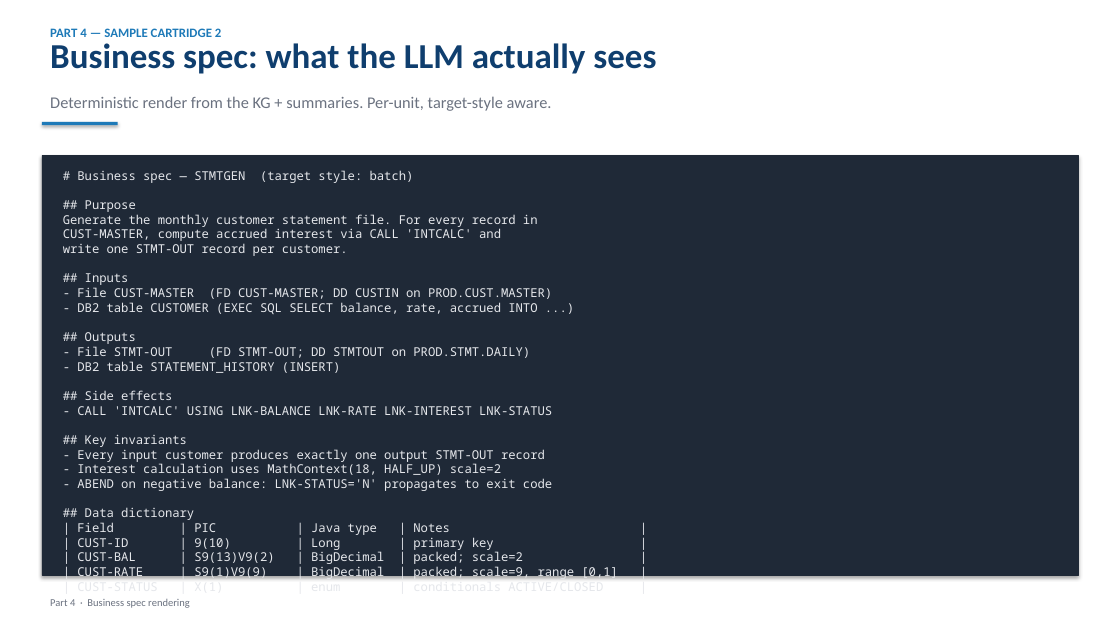
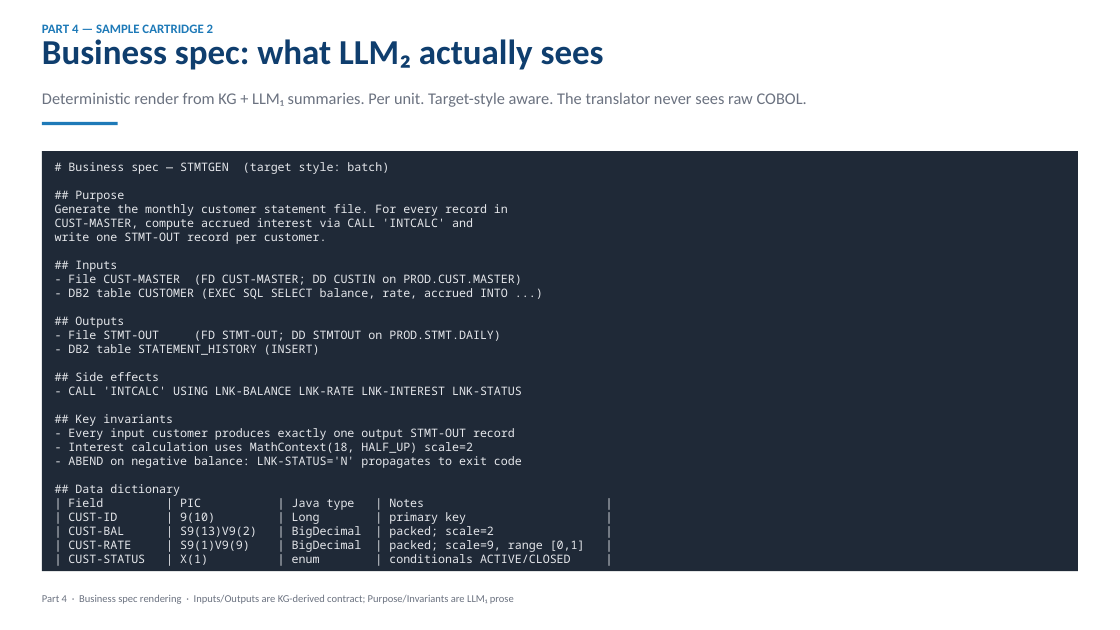
Before and after one commit to cwijayasundara/legacy_mod_maf_v2, a slide deck: slide 30 of docs/design_deck.pptx (slide 24 before the commit). Drawn at 1120x630 pixels with LibreOffice and Linux fonts; fonts in the diff are those of the drawing. Boxes give left, top, right and bottom in pixels: in the first picture for what was removed or moved away, otherwise in the second. Text is boxed around its words. In the diff, an @@ line names an element or a change of style, - is before the commit and + after.

```diff
--- a/docs/design_deck.pptx
+++ b/docs/design_deck.pptx
@@ text "PART 4 — SAMPLE CARTRIDGE ...": place and size @@
-text "PART 4 — SAMPLE CARTRIDGE ..." at <box>50,28,221,37</box>
+text "PART 4 — SAMPLE CARTRIDGE ..." at <box>42,24,213,33</box>
@@ text at <box>42,39,604,70</box>: text changed @@
-Business spec: what the LLM actually sees
+Business spec: what LLM₂ actually sees
@@ text at <box>42,92,807,107</box>: text changed @@
-Deterministic render from the KG + summaries. Per-unit, target-style aware.
+Deterministic render from KG + LLM₁ summaries. Per unit. Target-style aware. The translator never sees raw COBOL.
@@ rectangle at <box>42,122,118,125</box>: shadow off @@
@@ rectangle: place and size @@
-rectangle at <box>42,155,1078,576</box>
+rectangle at <box>42,151,1078,571</box>
@@ rectangle at <box>42,151,1078,571</box>: outline #1F2937 0.75 pt to none; shadow off @@
@@ text "# Business spec — STMTGEN ..." at <box>55,162,585,563</box>: size 10.5 to 10 pt @@
@@ text at <box>42,595,514,604</box>: text changed @@
-Part 4 · Business spec rendering
+Part 4 · Business spec rendering · Inputs/Outputs are KG-derived contract; Purpose/Invariants are LLM₁ prose
```
Also in this commit, not shown: 27 other slides changed, 9 slides added, 3 slides removed, 1 other file.
